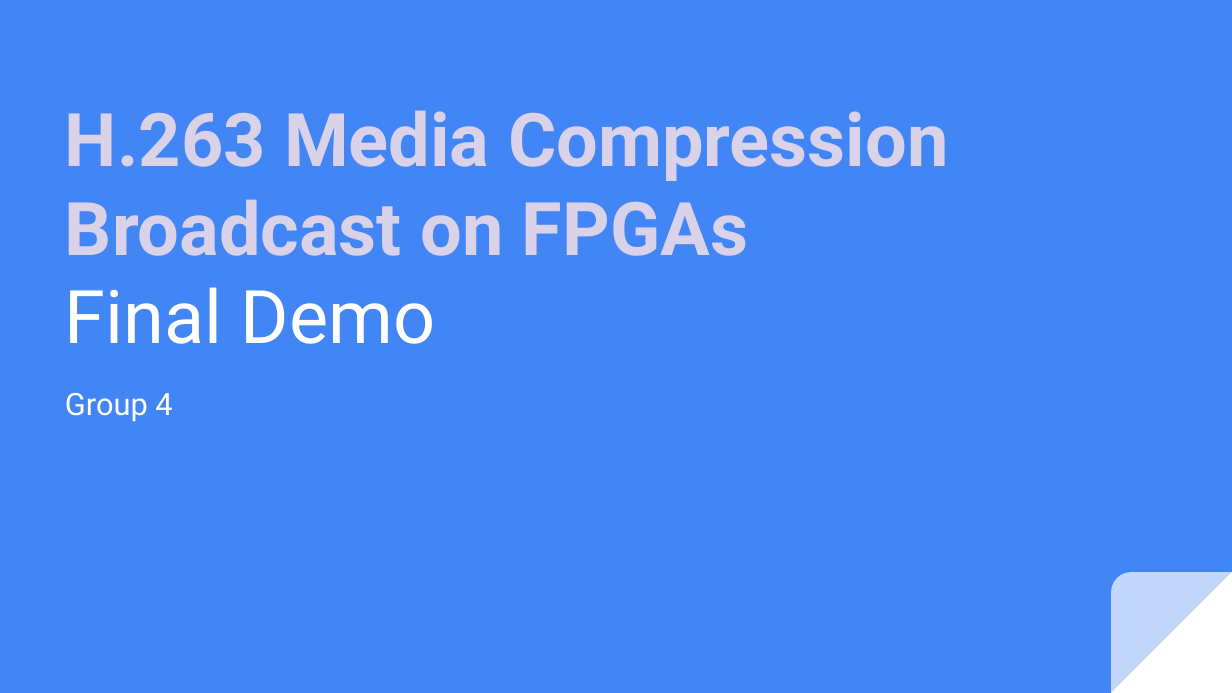
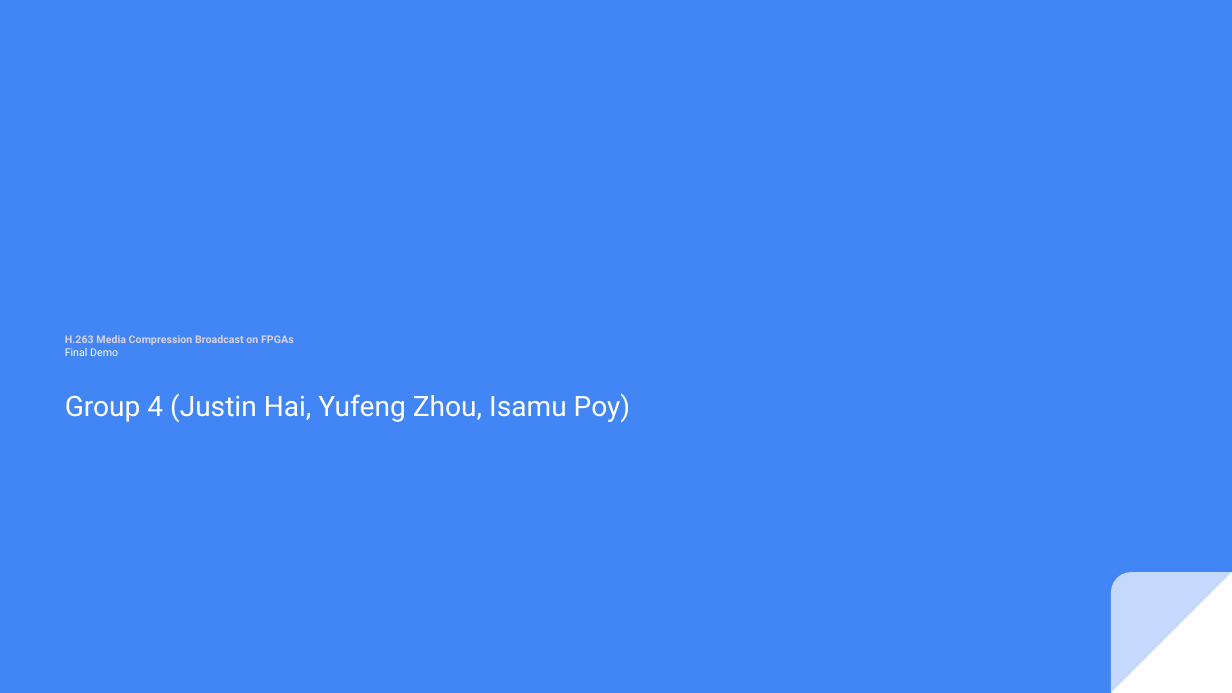
Before and after one commit to JKHHai/G4_H263_Compression, a slide deck: slide 1 of docs/H.263 Media Compression Broadcast on FPGAs Final project Demo.pptx. Drawn at 1232x693 pixels with LibreOffice and Linux fonts; fonts in the diff are those of the drawing. Boxes give left, top, right and bottom in pixels: in the first picture for what was removed or moved away, otherwise in the second. Text is boxed around its words. In the diff, an @@ line names an element or a change of style, - is before the commit and + after.

```diff
--- a/docs/H.263 Media Compression Broadcast on FPGAs Final project Demo.pptx
+++ b/docs/H.263 Media Compression Broadcast on FPGAs Final project Demo.pptx
@@ text at bbox=[65, 335, 294, 356]: text changed; size 43.2 to 6.2 pt @@
-H.263 Media Compression Broadcast on FPGAs
-Final Demo
+H.263 Media Compression Broadcast on FPGAs
+Final Demo
@@ text at bbox=[65, 393, 631, 422]: text changed; size 18 to 16.4 pt @@
-Group 4
+Group 4 (Justin Hai, Yufeng Zhou, Isamu Poy)
```
Also in this commit, not shown: 26 other slides changed, 1 slide removed, 4 other files.
